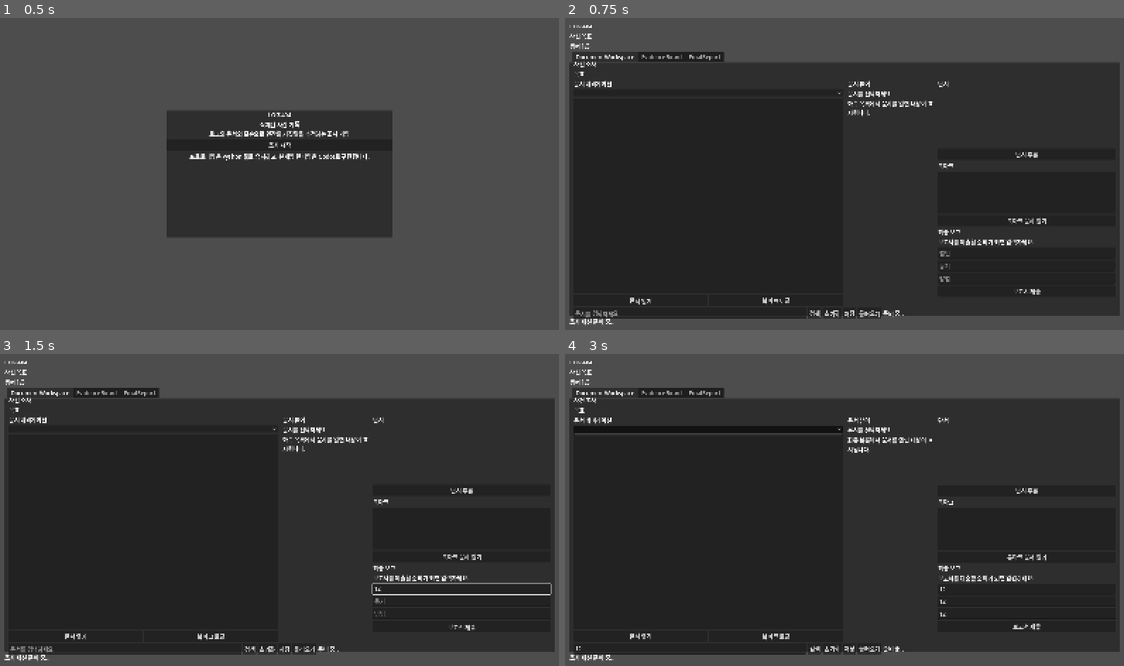
Above: before the commit, frames 1-4 (two rows, left to right).
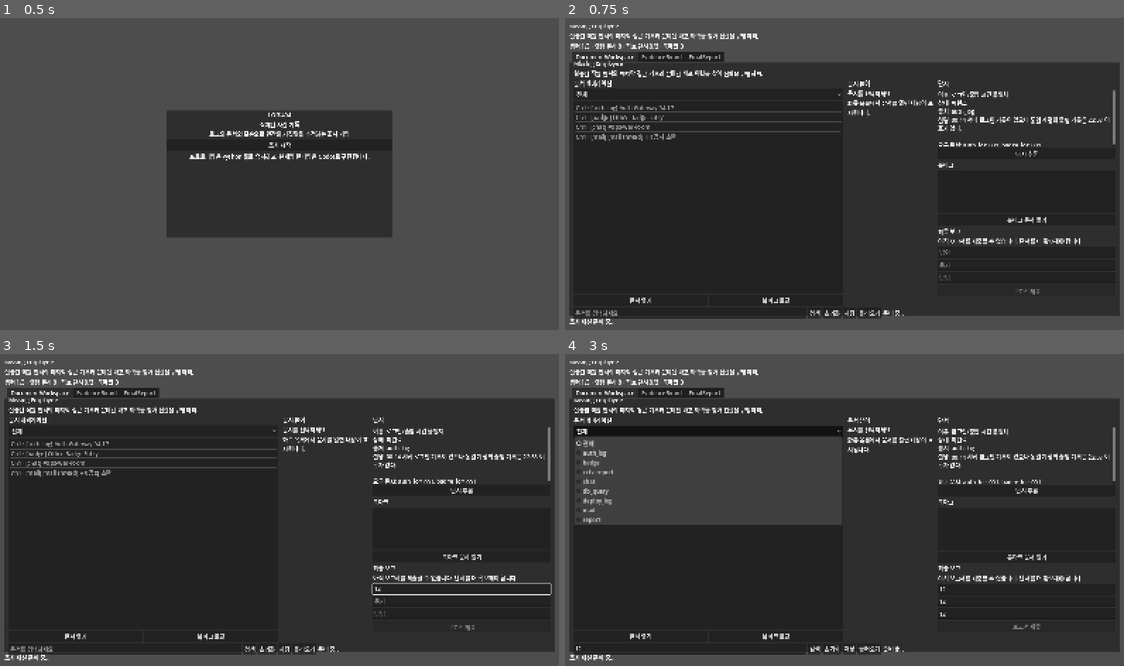
Above: after the commit, the same moments.

Repository: juhee77/Log404
Game: Godot game, scene res://scenes/app_root.tscn
Same seed, same stepped clock (60 frames per second), same inputs: the game is played once before the commit and once after it.
Inputs (mouse positions are in pixels of both pictures, inside the frame that each line leads up to; where the layout moved, square brackets give the same spot in the first picture):
- Up to frame 1 (0.5 s): no input
- Up to frame 2 (0.75 s): click "조사 시작" at 0.5 s
- Up to frame 3 (1.5 s): click (463, 588) at 1.27 s; type "12" at 1.35 s
- Up to frame 4 (3 s): click (1028, 600) at 1.5 s; type "12" at 1.58 s; click (1028, 612) at 1.73 s; type "12" at 1.82 s; click (687, 647) at 2.02 s; type "12" at 2.1 s; click (710, 432) [710, 428] at 2.75 s

Frame 1 is identical in both runs. In frame 2, 3.9% of the frame differs, in the area x 0-99%, y 1-96%; in frame 3, 3.3%; in frame 4, 16%, in the area x 0-99%, y 1-89%.
Error before the commit: Parse Error: Class "ContentRepository" hides an autoload singleton. (res://scripts/autoload/content_repository.gd:2)

Commit message:
Prepare the Godot client for real demo packaging work
This commit resolves the first real Godot import issues, adds export presets, and introduces a Steam demo packaging lane so the project can move from architecture skeleton to an actual build-and-upload workflow.

The Godot runtime now imports headlessly without script parse failures, and the repository includes export targets plus SteamPipe template files and a repeatable packaging helper for demo content.

Constraint: Godot 4.6.2 is available for import validation, but export templates are not installed locally
Constraint: Steam AppID and DepotID values must remain placeholders in source control
Rejected: Wait to add packaging structure until the first native build exists | would delay release-pipeline validation and increase late integration risk
Confidence: high
Scope-risk: moderate
Reversibility: clean
Directive: Keep generated .import files ignored, but retain .uid files for stable Godot resource identity across the runtime codebase
Tested: python3 -m unittest tests/test_game_engine.py; python3 -m py_compile game/engine.py game/log404_cli.py game/log404_web.py game/log404_gui.py tests/test_game_engine.py tools/package_demo_release.py; godot --headless --path /Users/juhee/IdeaProjects/Log404 --editor --quit; godot --headless --path /Users/juhee/IdeaProjects/Log404 --quit-after 1; python3 tools/package_demo_release.py --source /tmp/log404_demo_source --version smoke-test
Not-tested: Successful native export after installing Godot export templates; SteamPipe upload with real AppID/DepotID values

Diff:
--- a/scripts/autoload/app_state.gd
+++ b/scripts/autoload/app_state.gd
@@ -1,5 +1,4 @@
 extends Node
-class_name AppState
 
 signal state_changed
 signal message_emitted(message: String, level: String)
--- a/scripts/autoload/content_repository.gd
+++ b/scripts/autoload/content_repository.gd
@@ -1,5 +1,4 @@
 extends Node
-class_name ContentRepository
 
 const CASE_PATH := "res://data/cases/case_001.json"
 const DOCUMENTS_PATH := "res://data/documents.json"
--- a/scripts/autoload/progression_service.gd
+++ b/scripts/autoload/progression_service.gd
@@ -1,5 +1,4 @@
 extends Node
-class_name ProgressionService
 
 func create_initial_state(case_data: CaseData) -> InvestigationState:
     return InvestigationState.create_initial(case_data)
--- a/scripts/autoload/save_service.gd
+++ b/scripts/autoload/save_service.gd
@@ -1,5 +1,4 @@
 extends Node
-class_name SaveService
 
 const SAVE_PATH := "user://savegame.json"
 
Not shown, added: export_presets.cfg
Not shown, added: scripts/autoload/app_state.gd.uid
Not shown, added: scripts/autoload/content_repository.gd.uid
Not shown, added: scripts/autoload/progression_service.gd.uid
Not shown, added: scripts/autoload/save_service.gd.uid
Not shown, added: scripts/domain/case_data.gd.uid
Not shown, added: scripts/domain/chapter_gate.gd.uid
Not shown, added: scripts/domain/clue_data.gd.uid
Not shown, added: scripts/domain/document_data.gd.uid
Not shown, added: scripts/domain/investigation_state.gd.uid
Not shown, added: scripts/scenes/app_root_controller.gd.uid
Not shown, added: scripts/scenes/case_dashboard_controller.gd.uid
(and 22 more such lines)
